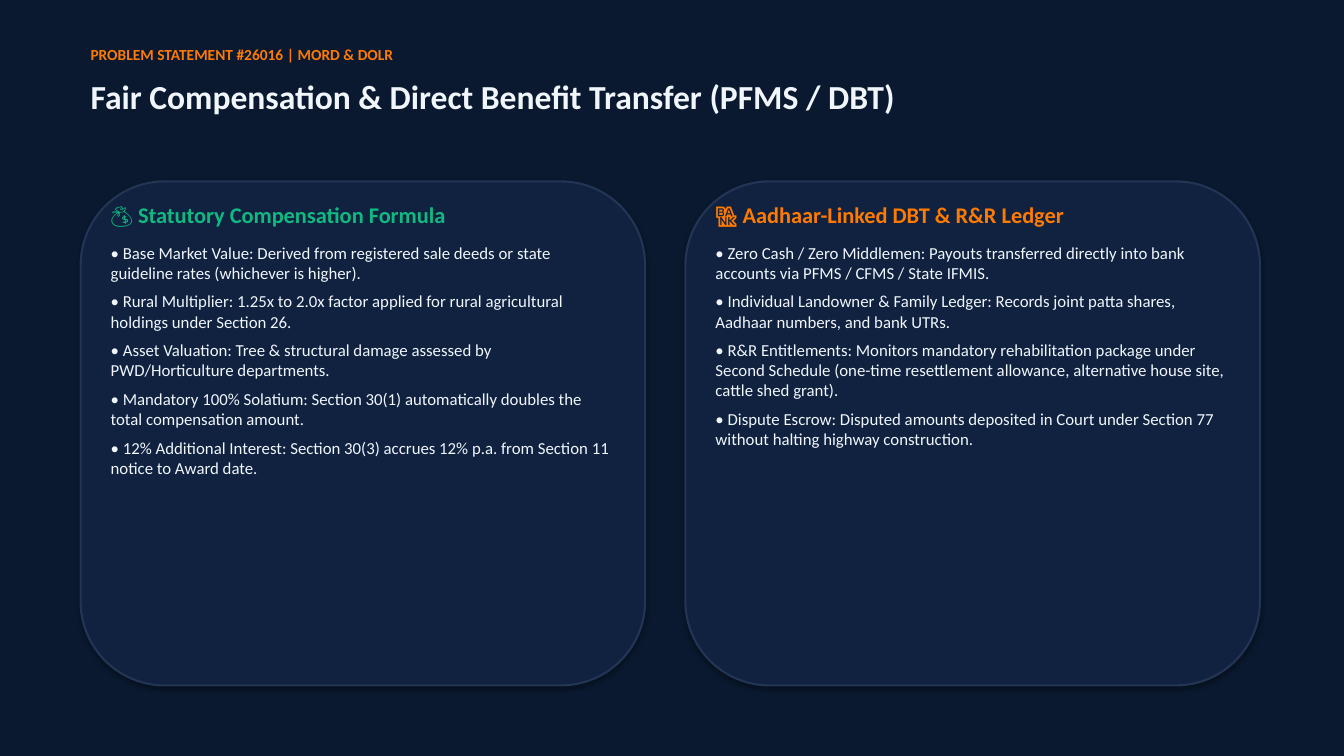
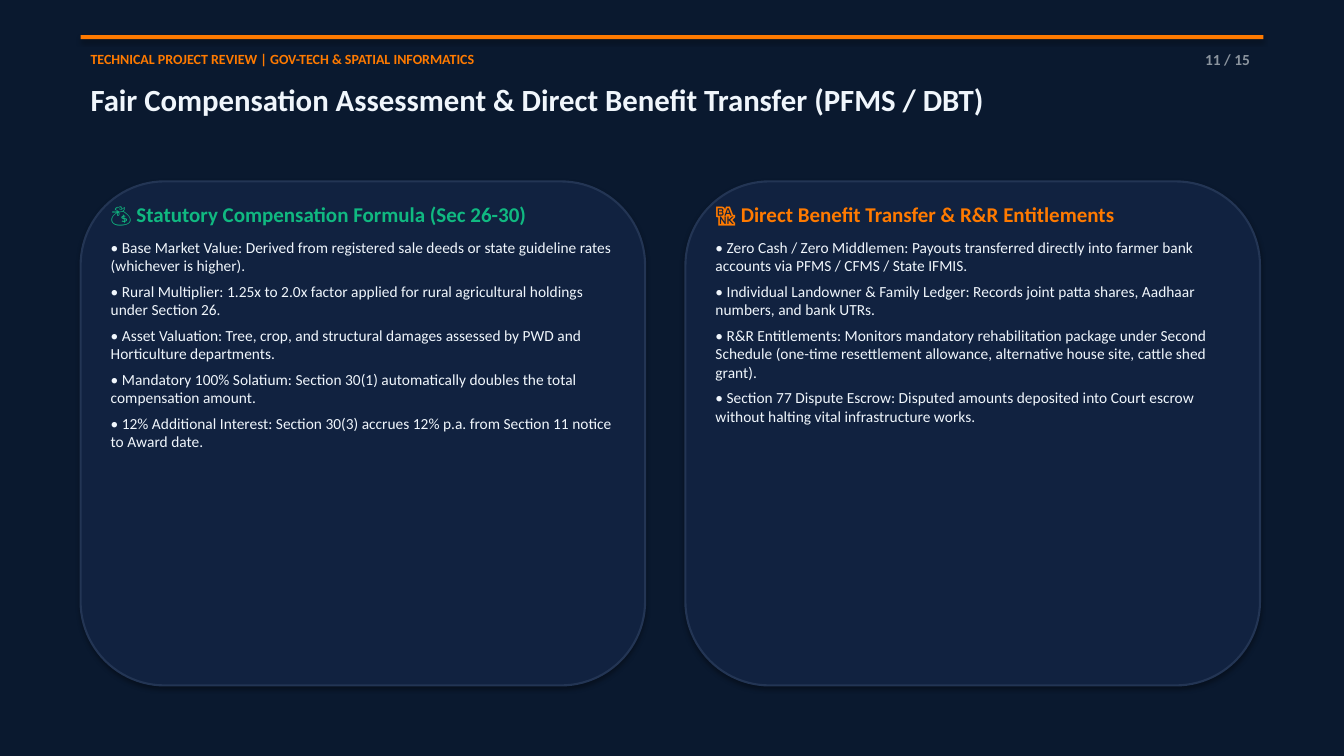
Before and after one commit to Mohan-das457/National-Land-Acquisition-Management-System, a slide deck: slide 11 of NLAMS_Project_Review_Presentation.pptx (slide 8 before the commit). Drawn at 1344x756 pixels with LibreOffice and Linux fonts; fonts in the diff are those of the drawing. Boxes give left, top, right and bottom in pixels: in the first picture for what was removed or moved away, otherwise in the second. Text is boxed around its words. In the diff, an @@ line names an element or a change of style, - is before the commit and + after.

Commit message:
feat(presentation): add 15-slide technical project review PPT and remove SIH references

```diff
--- a/NLAMS_Project_Review_Presentation.pptx
+++ b/NLAMS_Project_Review_Presentation.pptx
@@ rectangle added at (81,35,1263,39), fill #FF7A00 @@
@@ text removed at (91,49,393,60) @@
-PROBLEM STATEMENT #26016 | MORD & DOLR
@@ text added at (91,55,475,64), 10 pt, text #FF7A00, bold @@
+TECHNICAL PROJECT REVIEW | GOV-TECH & SPATIAL INFORMATICS
@@ text added at (1205,55,1250,65), 11 pt, text #8B949E, bold @@
+11 / 15
@@ text at (91,88,984,116): text changed; size 24 to 22 pt @@
-Fair Compensation & Direct Benefit Transfer (PFMS / DBT)
+Fair Compensation Assessment & Direct Benefit Transfer (PFMS / DBT)
@@ text at (136,206,525,226): text changed; size 16 to 15 pt @@
-💰 Statutory Compensation Formula
+💰 Statutory Compensation Formula (Sec 26-30)
@@ text at (715,207,1193,271): text changed; size 12 to 11 pt @@
-🏦 Aadhaar-Linked DBT & R&R Ledger
-• Zero Cash / Zero Middlemen: Payouts transferred directly into bank accounts via PFMS / CFMS / State IFMIS.
+🏦 Direct Benefit Transfer & R&R Entitlements
+• Zero Cash / Zero Middlemen: Payouts transferred directly into farmer bank accounts via PFMS / CFMS / State IFMIS.
@@ text at (111,242,611,447): size 12 to 11 pt in "• Base Market Value: Derived from registered ...", "• Rural Multiplier: 1.25x to 2.0x factor ...", "• Mandatory 100% Solatium: Section 30(1) automatically ...", "• 12% Additional Interest: Section 30(3) accrues ..."; less space between paragraphs @@
@@ text at (715,286,1206,381): size 12 to 11 pt in "• Individual Landowner & Family Ledger: Records ...", "• R&R Entitlements: Monitors mandatory rehabilitation packag ..."; less space between paragraphs @@
@@ text at (111,330,581,362): text changed; size 12 to 11 pt @@
-• Asset Valuation: Tree & structural damage assessed by PWD/Horticulture departments.
+• Asset Valuation: Tree, crop, and structural damages assessed by PWD and Horticulture departments.
@@ text at (715,392,1193,425): text changed; size 12 to 11 pt @@
-• Dispute Escrow: Disputed amounts deposited in Court under Section 77 without halting highway construction.
+• Section 77 Dispute Escrow: Disputed amounts deposited into Court escrow without halting vital infrastructure works.
```
Also in this commit, not shown: 7 other slides changed, 7 slides added, 2 slides removed, 18 other files.
